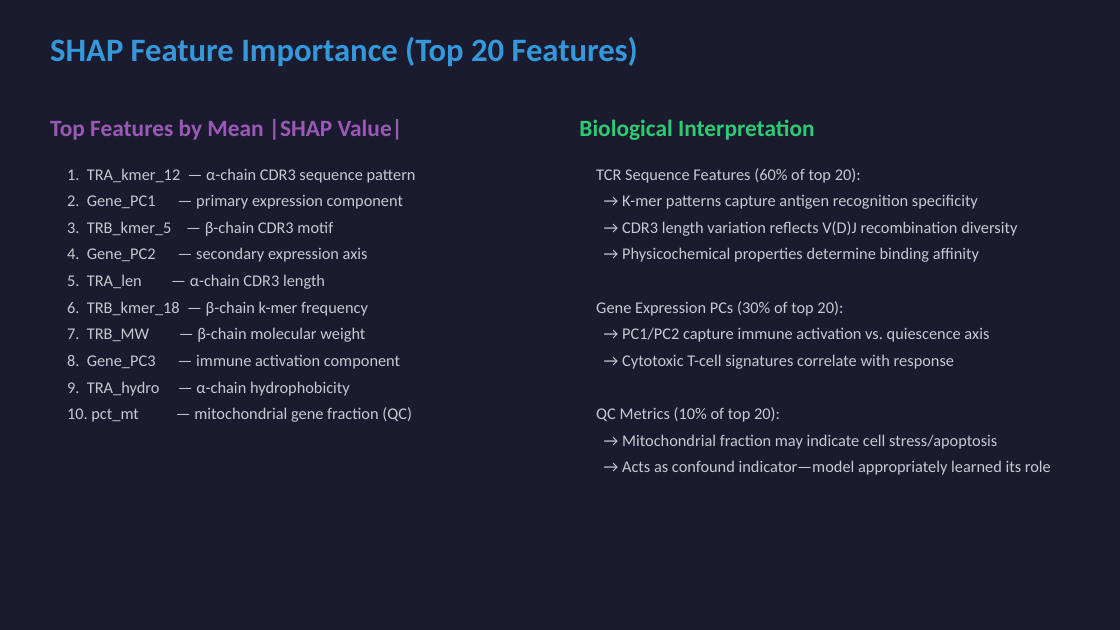
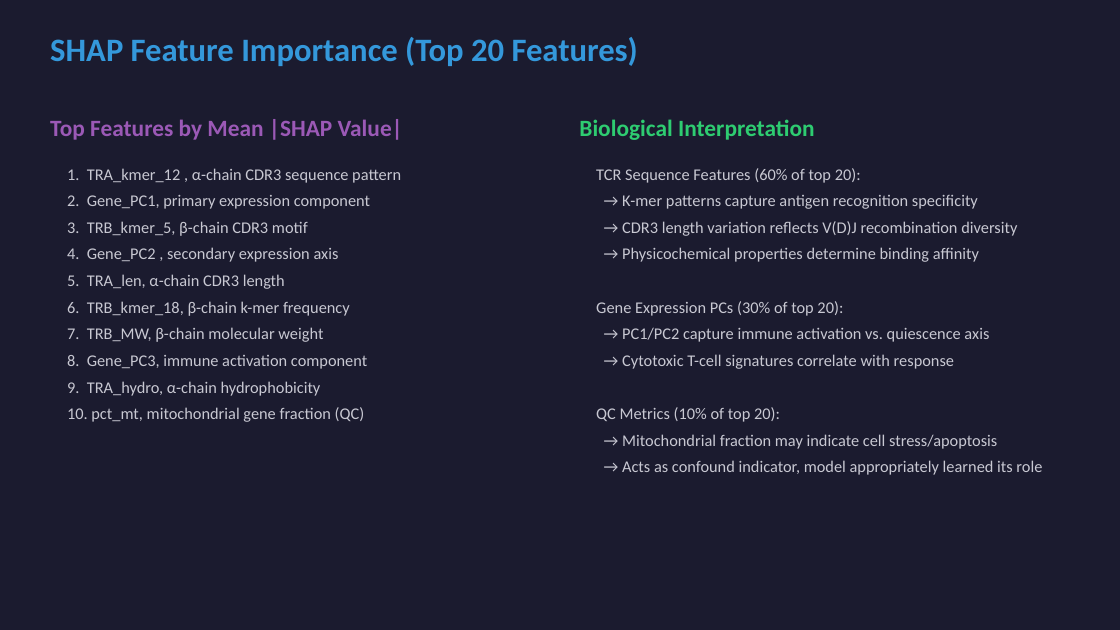
Before and after one commit to Anmol-Josan/Predicting-Chemo-immunotherapy-Response-in-Early-Stage-Hormone-Receptor-Positive-Breast-Cancer, a slide deck: slide 9 of Final/presentation.pptx. Drawn at 1120x630 pixels with LibreOffice and Linux fonts; fonts in the diff are those of the drawing. Boxes give left, top, right and bottom in pixels: in the first picture for what was removed or moved away, otherwise in the second. Text is boxed around its words. In the diff, an @@ line names an element or a change of style, - is before the commit and + after.

```diff
--- a/Final/presentation.pptx
+++ b/Final/presentation.pptx
@@ text at (x1=67, y1=168, x2=401, y2=422): text changed @@
-1. TRA_kmer_12 — α-chain CDR3 sequence pattern
-2. Gene_PC1 — primary expression component
-3. TRB_kmer_5 — β-chain CDR3 motif
-4. Gene_PC2 — secondary expression axis
-5. TRA_len — α-chain CDR3 length
-6. TRB_kmer_18 — β-chain k-mer frequency
-7. TRB_MW — β-chain molecular weight
-8. Gene_PC3 — immune activation component
-9. TRA_hydro — α-chain hydrophobicity
-10. pct_mt — mitochondrial gene fraction (QC)
+1. TRA_kmer_12 , α-chain CDR3 sequence pattern
+2. Gene_PC1, primary expression component
+3. TRB_kmer_5, β-chain CDR3 motif
+4. Gene_PC2 , secondary expression axis
+5. TRA_len, α-chain CDR3 length
+6. TRB_kmer_18, β-chain k-mer frequency
+7. TRB_MW, β-chain molecular weight
+8. Gene_PC3, immune activation component
+9. TRA_hydro, α-chain hydrophobicity
+10. pct_mt, mitochondrial gene fraction (QC)
@@ text at (x1=622, y1=460, x2=1042, y2=475): text changed @@
-→ Acts as confound indicator—model appropriately learned its role
+→ Acts as confound indicator, model appropriately learned its role
```
Also in this commit, not shown: 4 other slides changed, 16 other files.
